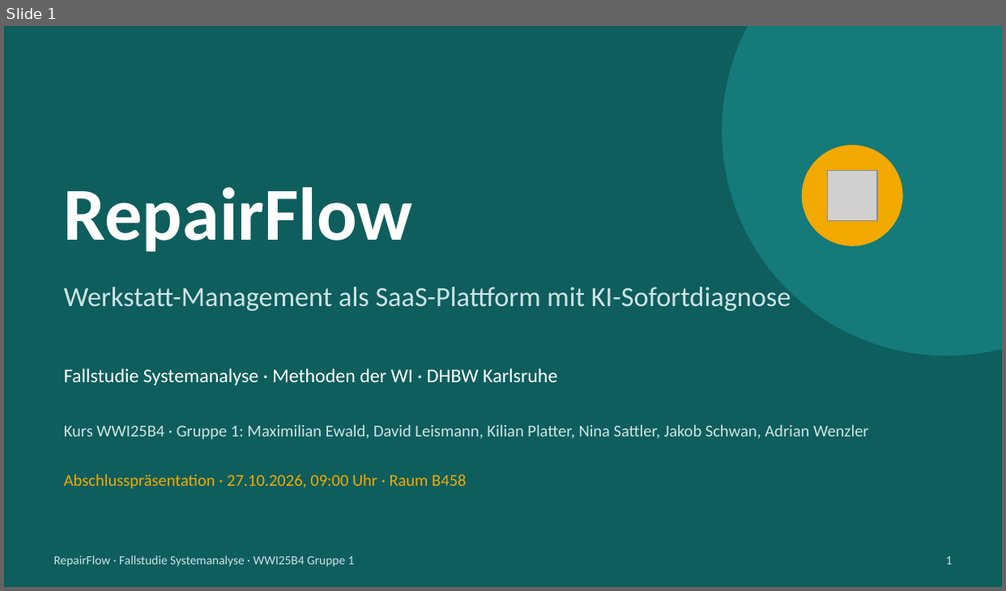
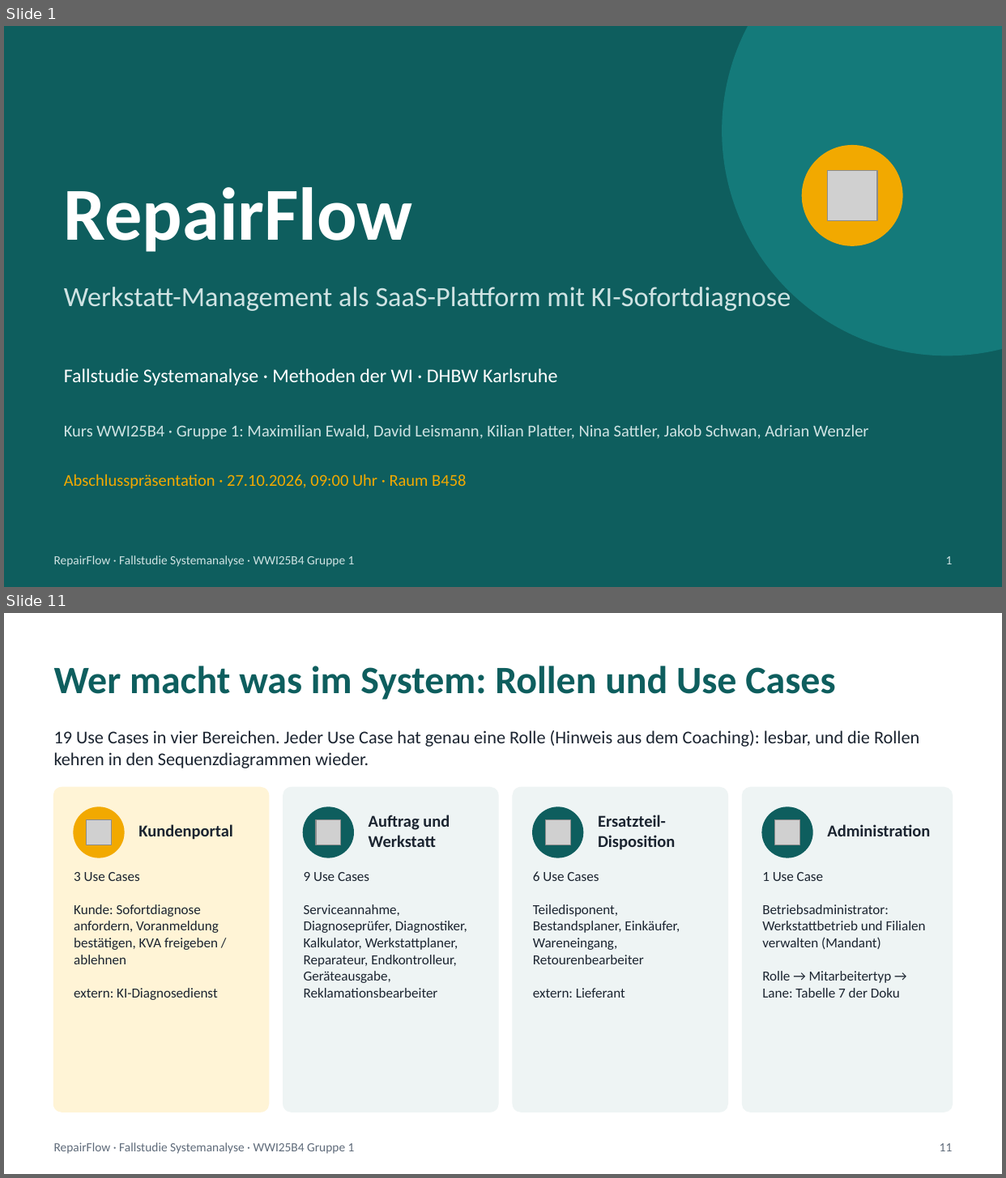
Before and after one commit to jakobschwan123-cmd/casestudy-semester-3, a slide deck: 4_praesentation/Abschlusspraesentation.pptx. Shown one above the other, each under a label of ours: slide 1 before the commit, slides 1 and 11 after it; the slides between them are not shown. The pictures are 1006x591 and 1006x1178 pixels, drawn with LibreOffice and Linux fonts; fonts in the diff are those of the drawing; grey boxes stand for pictures. Boxes give left, top, right and bottom in pixels: in the first picture for what was removed or moved away, otherwise in the second. Text is boxed around its words. In the diff, an @@ line names an element or a change of style, - is before the commit and + after.

```diff
--- a/4_praesentation/Abschlusspraesentation.pptx
+++ b/4_praesentation/Abschlusspraesentation.pptx
@@ slide 11 added at (x1=4, y1=613, x2=1002, y2=1174), background #FFFFFF @@
@@ text added at (x1=54, y1=666, x2=835, y2=700), 28 pt, text #0E5E5E, bold @@
+Wer macht was im System: Rollen und Use Cases
@@ text added at (x1=54, y1=730, x2=919, y2=769), 13 pt, text #1B2430 @@
+19 Use Cases in vier Bereichen. Jeder Use Case hat genau eine Rolle (Hinweis aus dem Coaching): lesbar, und die Rollen kehren in den Sequenzdiagrammen wieder.
@@ rounded rectangle added at (x1=54, y1=788, x2=268, y2=1112), fill #FFF4D6, outline #FFF4D6 1 pt @@
@@ rounded rectangle added at (x1=283, y1=788, x2=498, y2=1112), fill #EEF4F4, outline #EEF4F4 1 pt @@
@@ rounded rectangle added at (x1=513, y1=788, x2=727, y2=1112), fill #EEF4F4, outline #EEF4F4 1 pt @@
@@ rounded rectangle added at (x1=743, y1=788, x2=952, y2=1112), fill #EEF4F4, outline #EEF4F4 1 pt @@
@@ ellipse added at (x1=74, y1=807, x2=124, y2=858), fill #F2A900, outline #F2A900 1 pt @@
@@ picture added at (x1=86, y1=820, x2=111, y2=845) @@
@@ text added at (x1=138, y1=824, x2=233, y2=840), 12 pt, text #1B2430, bold @@
+Kundenportal
@@ ellipse added at (x1=304, y1=807, x2=353, y2=858), fill #0E5E5E, outline #0E5E5E 1 pt @@
@@ picture added at (x1=315, y1=820, x2=340, y2=845) @@
@@ text added at (x1=368, y1=815, x2=450, y2=847), 12 pt, text #1B2430, bold @@
+Auftrag und Werkstatt
@@ ellipse added at (x1=533, y1=807, x2=583, y2=858), fill #0E5E5E, outline #0E5E5E 1 pt @@
@@ picture added at (x1=545, y1=820, x2=570, y2=845) @@
@@ text added at (x1=598, y1=815, x2=675, y2=850), 12 pt, text #1B2430, bold @@
+Ersatzteil-Disposition
@@ ellipse added at (x1=762, y1=807, x2=812, y2=858), fill #0E5E5E, outline #0E5E5E 1 pt @@
@@ picture added at (x1=774, y1=820, x2=799, y2=845) @@
@@ text added at (x1=827, y1=824, x2=930, y2=837), 12 pt, text #1B2430, bold @@
+Administration
@@ text added at (x1=74, y1=872, x2=219, y2=1000), 10 pt, text #1B2430 @@
+3 Use Cases
+Kunde: Sofortdiagnose anfordern, Voranmeldung bestätigen, KVA freigeben / ablehnen
+extern: KI-Diagnosedienst
@@ text added at (x1=304, y1=872, x2=467, y2=998), 10 pt, text #1B2430 @@
+9 Use Cases
+Serviceannahme, Diagnoseprüfer, Diagnostiker, Kalkulator, Werkstattplaner, Reparateur, Endkontrolleur, Geräteausgabe, Reklamationsbearbeiter
@@ text added at (x1=533, y1=871, x2=680, y2=998), 10 pt, text #1B2430 @@
+6 Use Cases
+Teiledisponent, Bestandsplaner, Einkäufer, Wareneingang, Retourenbearbeiter
+extern: Lieferant
@@ text added at (x1=762, y1=872, x2=926, y2=998), 10 pt, text #1B2430 @@
+1 Use Case
+Betriebsadministrator: Werkstattbetrieb und Filialen verwalten (Mandant)
+Rolle → Mitarbeitertyp → Lane: Tabelle 7 der Doku
@@ text added at (x1=54, y1=1143, x2=355, y2=1154), 9 pt, text #5F6B7A @@
+RepairFlow · Fallstudie Systemanalyse · WWI25B4 Gruppe 1
@@ text added at (x1=940, y1=1144, x2=953, y2=1152), 9 pt, text #5F6B7A @@
+11
```
Also in this commit, not shown: 9 slides changed, 7 other slides added, 10 slides removed, 13 other files.
